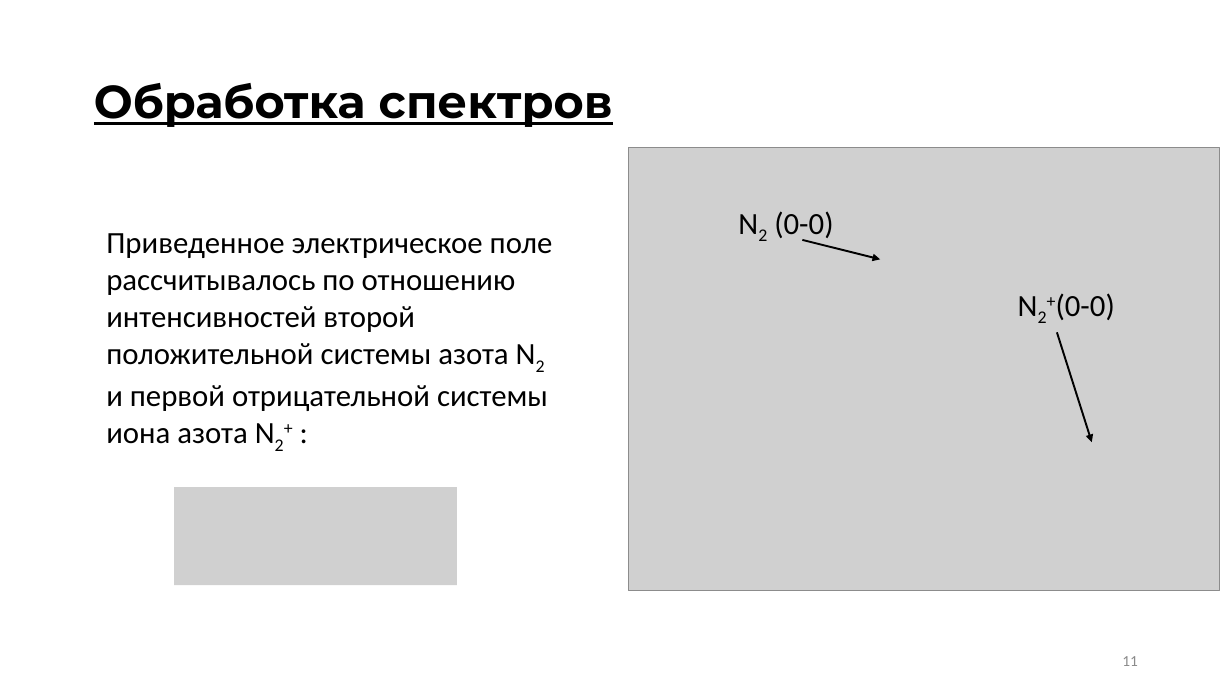
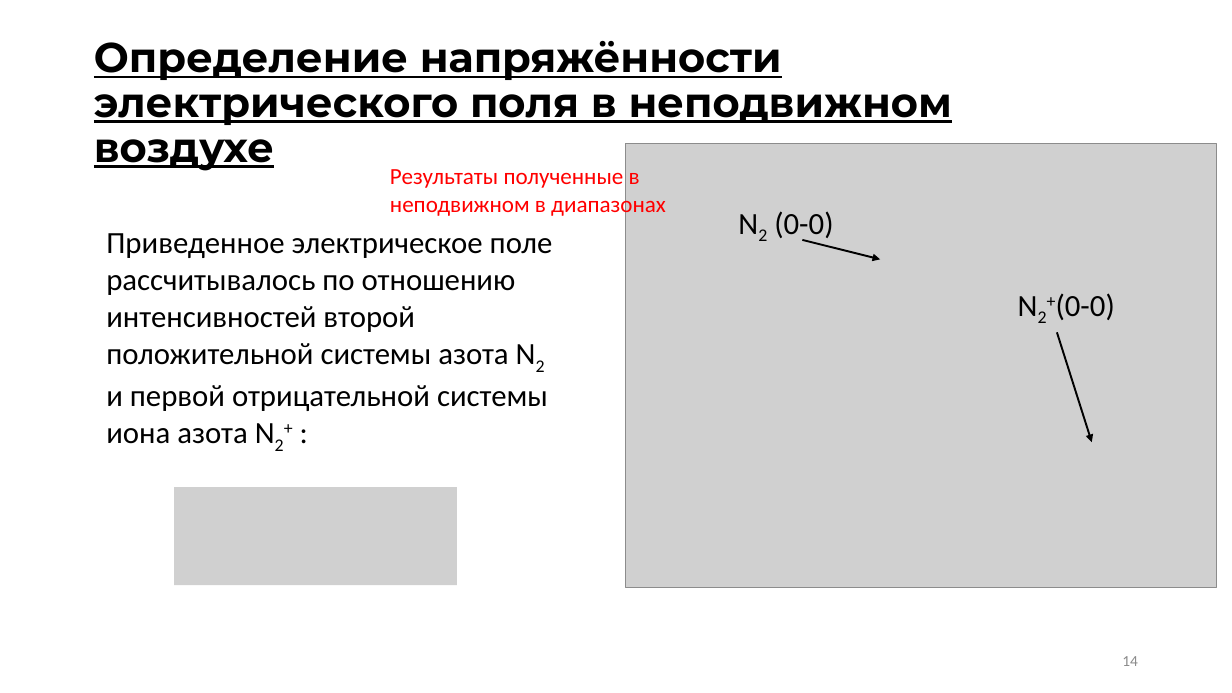
Before and after one commit to ulanich/msu, a slide deck: slide 14 of МАГ.ДИСС/предзащита.pptx (slide 11 before the commit). Drawn at 1232x693 pixels with LibreOffice and Linux fonts; fonts in the diff are those of the drawing; grey boxes stand for pictures. Boxes give left, top, right and bottom in pixels: in the first picture for what was removed or moved away, otherwise in the second. Text is boxed around its words. In the diff, an @@ line names an element or a change of style, - is before the commit and + after.

```diff
--- a/МАГ.ДИСС/предзащита.pptx
+++ b/МАГ.ДИСС/предзащита.pptx
@@ title at (94,41,952,171): text changed; size 36 to 32.4 pt @@
-Обработка спектров
+Определение напряжённости электрического поля в неподвижном воздухе
@@ picture: place and size @@
-picture at (628,148,1220,592)
+picture at (626,144,1217,588)
@@ text added at (390,169,666,218), 18 pt, text #FF0000 @@
+Результаты полученные в неподвижном в диапазонах
@@ page number at (1122,656,1138,666): text changed @@
-11
+14
```
Also in this commit, not shown: 14 other slides changed, 6 slides added, 3 other files.
